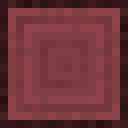
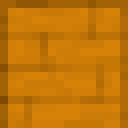
Layers edited between the first and the second 128x128 image:
added layer "orange_door.png copy #1" above "Layer copy #3" over [0, 0, 128, 128]
added layer "Layer copy #3" (multiply) above "Layer copy #2" over [0, 0, 128, 128]
hid "Layer copy" over [0, 0, 128, 128]
added group "Pale Base" with 13 layers over [0, 0, 128, 128]
showed "pale_oak_planks.png", moved it into group "Pale Base" over [0, 0, 128, 128]
hid "pale_oak_log_top.png", moved it into group "Pale Base" over [0, 0, 128, 128]
hid "applewood_door_bottom.png", moved it into group "Pale Base" over [0, 0, 128, 128]
hid "applewood_door_top.png", moved it into group "Pale Base" over [0, 0, 128, 128]
hid "applewood_trapdoor.png", moved it into group "Pale Base" over [0, 0, 128, 128]
hid "pale_oak_chest_boat.png", moved it into group "Pale Base" over [0, 0, 128, 120]
